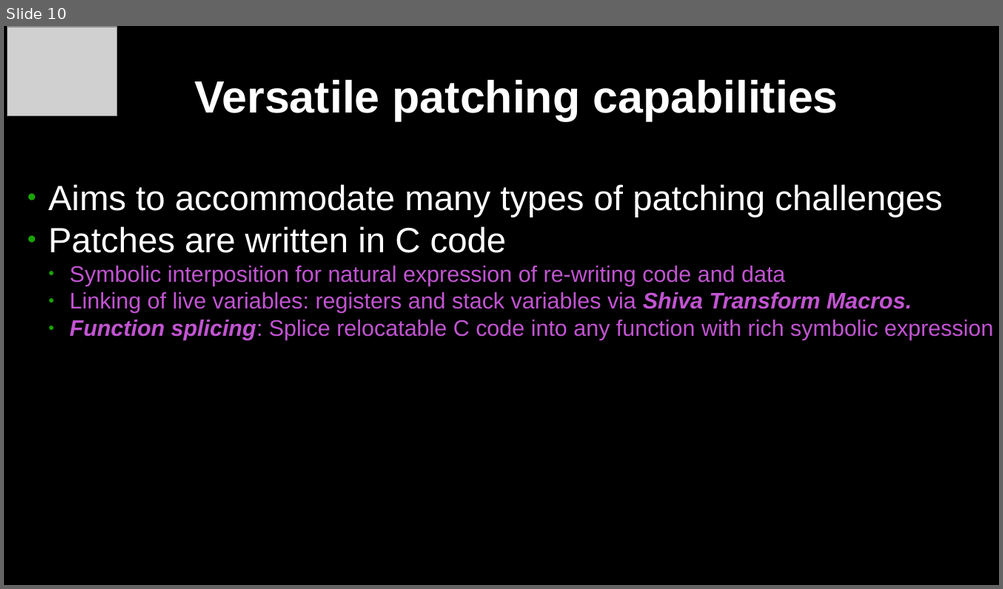
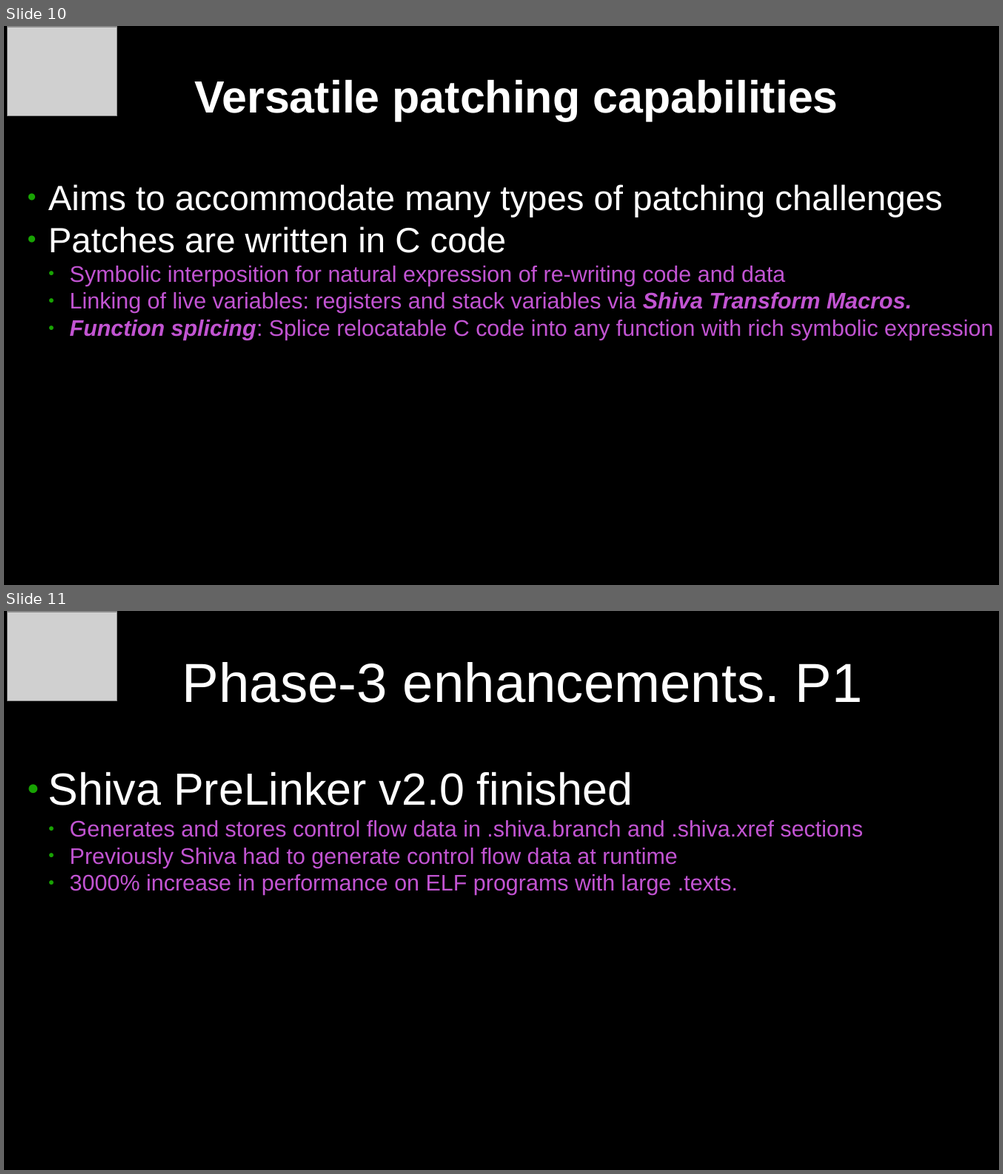
Before and after one commit to elfmaster/shiva_presentations, a slide deck: shiva-presentation-ais-darpa-oct-2023.odp. Shown one above the other, each under a label of ours: slide 10 before the commit, slides 10 and 11 after it. The pictures are 1003x589 and 1003x1174 pixels, drawn with LibreOffice and Linux fonts; fonts in the diff are those of the drawing; grey boxes stand for pictures. Boxes give left, top, right and bottom in pixels: in the first picture for what was removed or moved away, otherwise in the second. Text is boxed around its words. In the diff, an @@ line names an element or a change of style, - is before the commit and + after.

```diff
--- a/shiva-presentation-ais-darpa-oct-2023.odp
+++ b/shiva-presentation-ais-darpa-oct-2023.odp
@@ slide 11 added at [4, 611, 999, 1170], background #000000 @@
@@ picture added at [8, 612, 116, 701] @@
@@ title added at [182, 662, 862, 703], 44 pt, text #FFFFFF @@
+Phase-3 enhancements. P1
@@ text added at [48, 772, 863, 895], 18 pt, text #C254D2 @@
+● Shiva PreLinker v2.0 finished
+  ● Generates and stores control flow data in .shiva.branch and .shiva.xref sections
+  ● Previously Shiva had to generate control flow data at runtime
+  ● 3000% increase in performance on ELF programs with large .texts.
```
Also in this commit, not shown: 1 slide changed, 4 other slides added, 1 slide removed, 1 other file.
